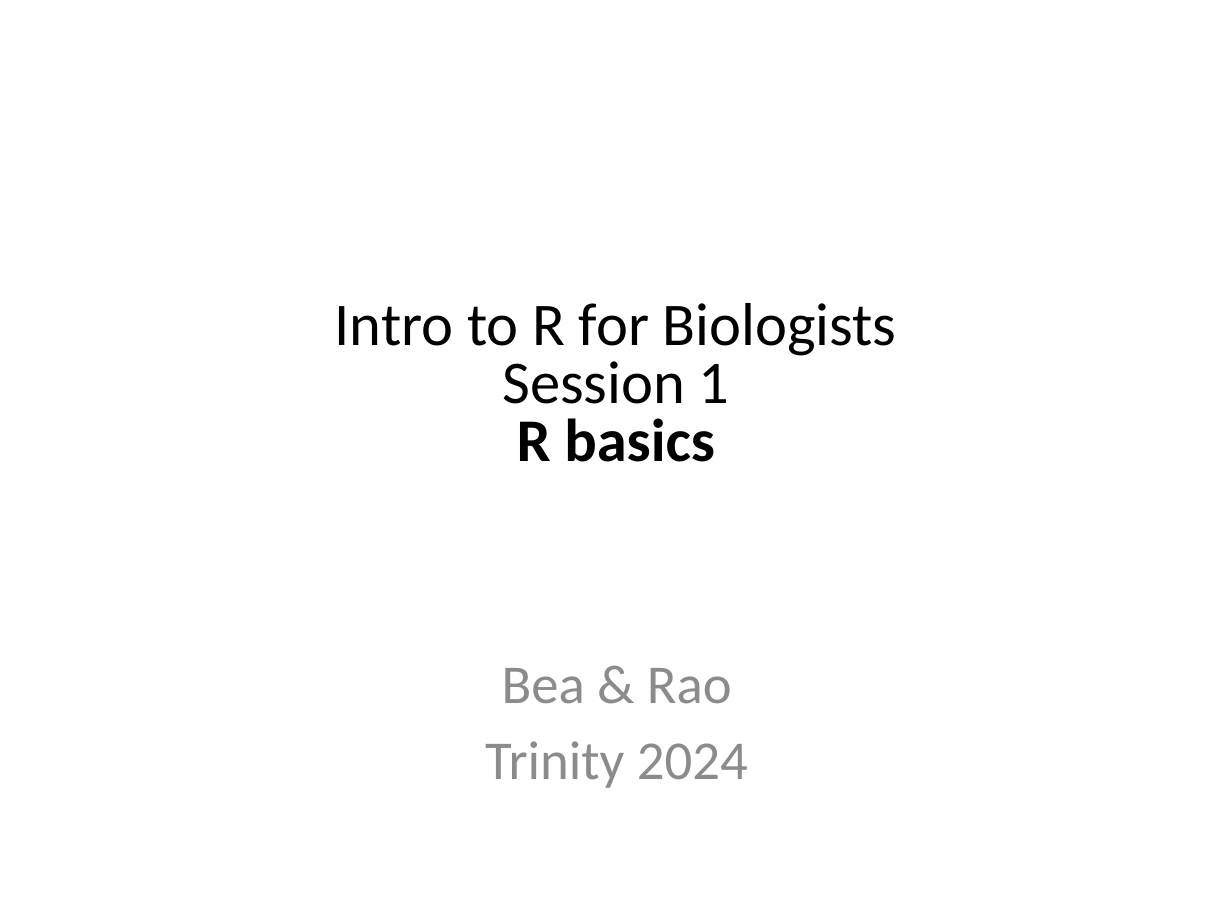
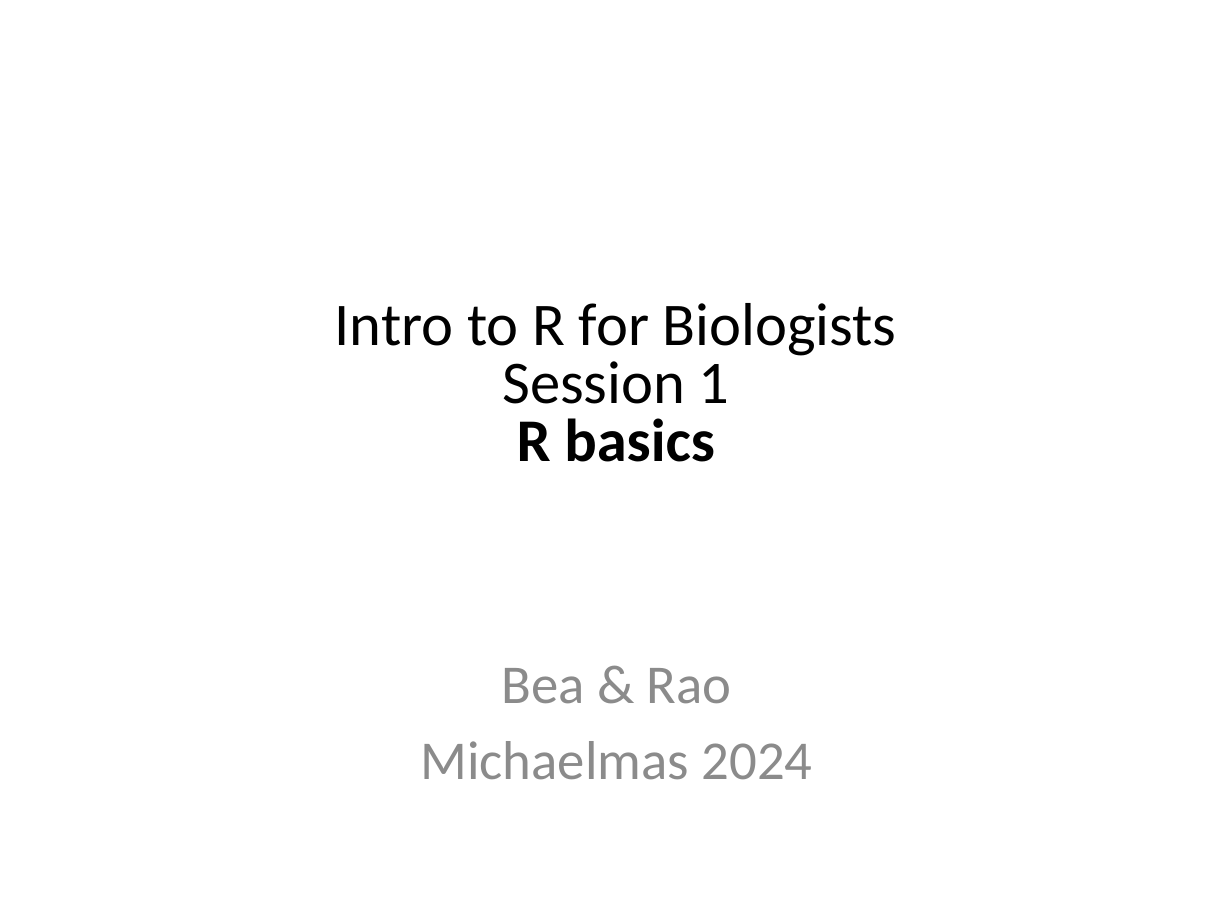
Before and after one commit to sraorao/MSD_R_course_MT2024_2, a slide deck: slide 2 of powerpoint/Session1.pptx. Drawn at 1232x924 pixels with LibreOffice and Linux fonts; fonts in the diff are those of the drawing. Boxes give left, top, right and bottom in pixels: in the first picture for what was removed or moved away, otherwise in the second. Text is boxed around its words. In the diff, an @@ line names an element or a change of style, - is before the commit and + after.

```diff
--- a/powerpoint/Session1.pptx
+++ b/powerpoint/Session1.pptx
@@ text at (421, 741, 813, 780): text changed @@
-Trinity 2024
+Michaelmas 2024
```
Also in this commit, not shown: 1 other slide changed, 8 other files.
